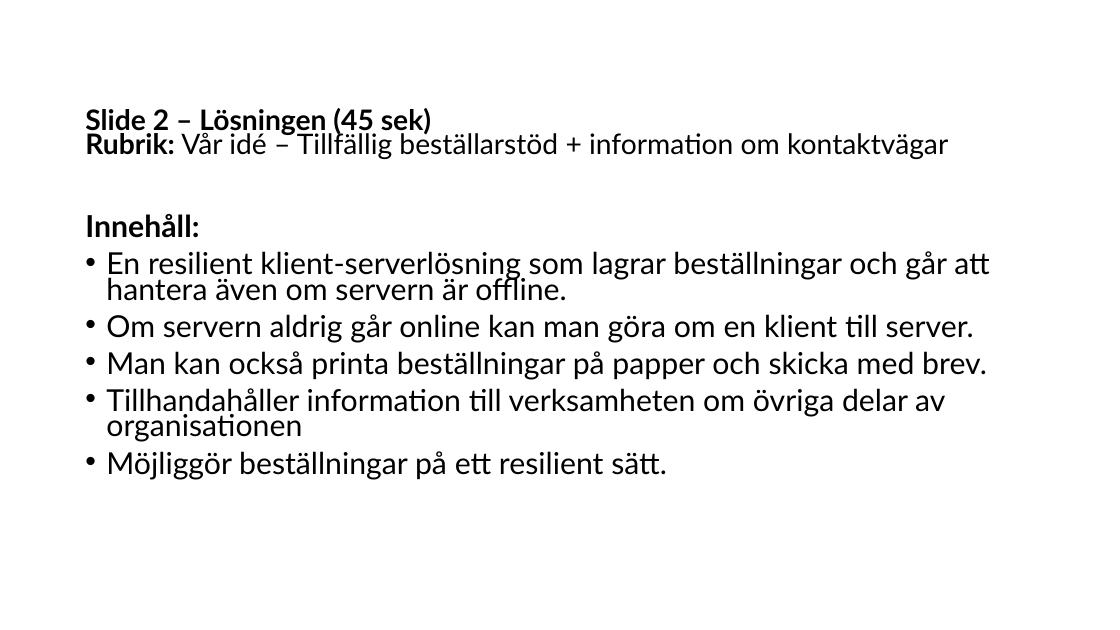
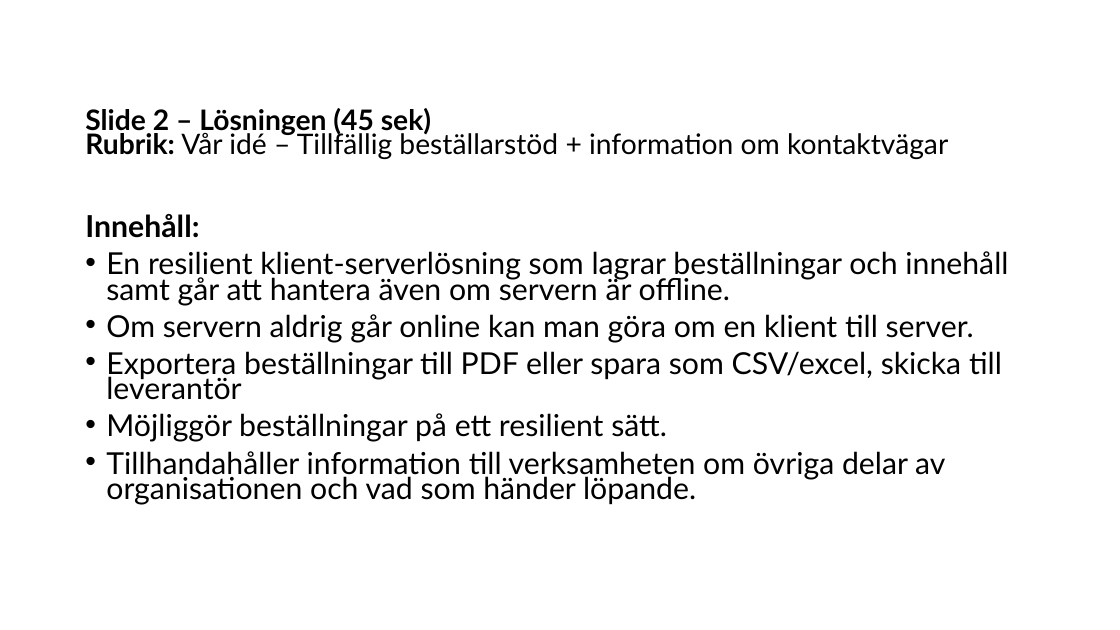
Before and after one commit to arizon-dread/region-orebro-lan, a slide deck: slide 4 of doc/Presentation KLIRR Hack Region Örebro län.odp. Drawn at 1120x630 pixels with LibreOffice and Linux fonts; fonts in the diff are those of the drawing. Boxes give left, top, right and bottom in pixels: in the first picture for what was removed or moved away, otherwise in the second. Text is boxed around its words. In the diff, an @@ line names an element or a change of style, - is before the commit and + after.

```diff
--- a/doc/Presentation KLIRR Hack Region Örebro län.odp
+++ b/doc/Presentation KLIRR Hack Region Örebro län.odp
@@ text at bbox=[106, 251, 1008, 306]: text changed @@
-• En resilient klient-serverlösning som lagrar beställningar och går att hantera även om servern är offline.
+• En resilient klient-serverlösning som lagrar beställningar och innehåll samt går att hantera även om servern är offline.
@@ text at bbox=[106, 351, 1002, 400]: text changed @@
-• Man kan också printa beställningar på papper och skicka med brev.
-• Tillhandahåller information till verksamheten om övriga delar av organisationen
+• Exportera beställningar till PDF eller spara som CSV/excel, skicka till leverantör
@@ text at bbox=[106, 451, 945, 505]: paragraph added @@
+• Tillhandahåller information till verksamheten om övriga delar av organisationen och vad som händer löpande.
```
Also in this commit, not shown: 2 other slides changed, 1 other file.
